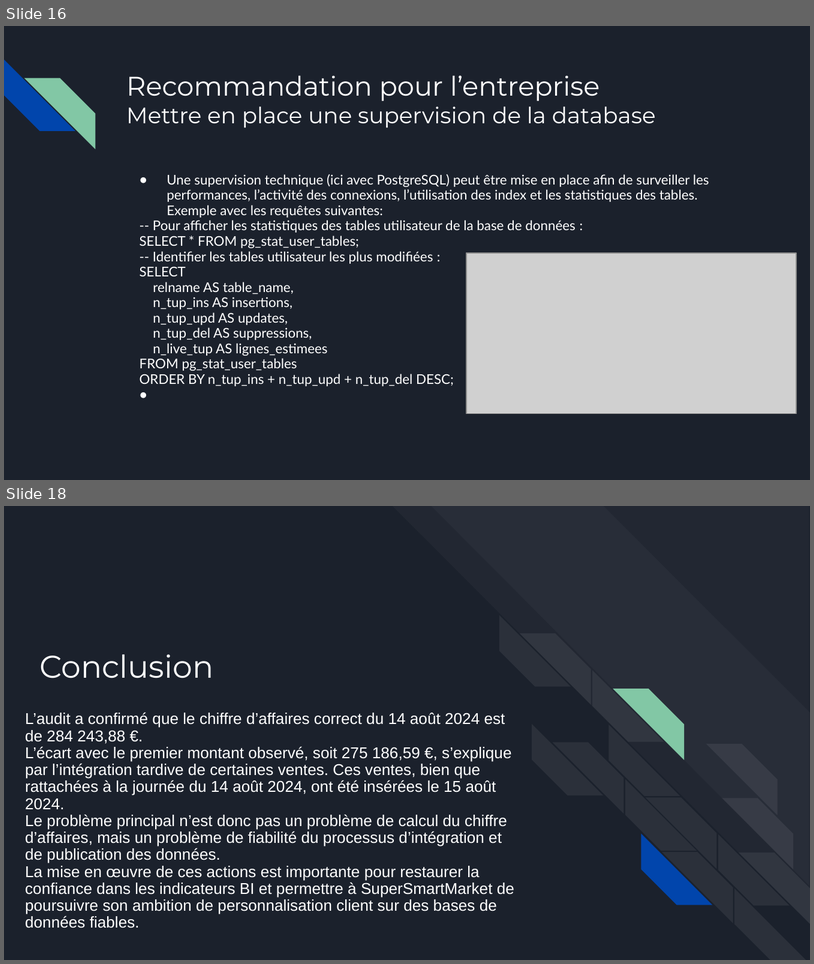
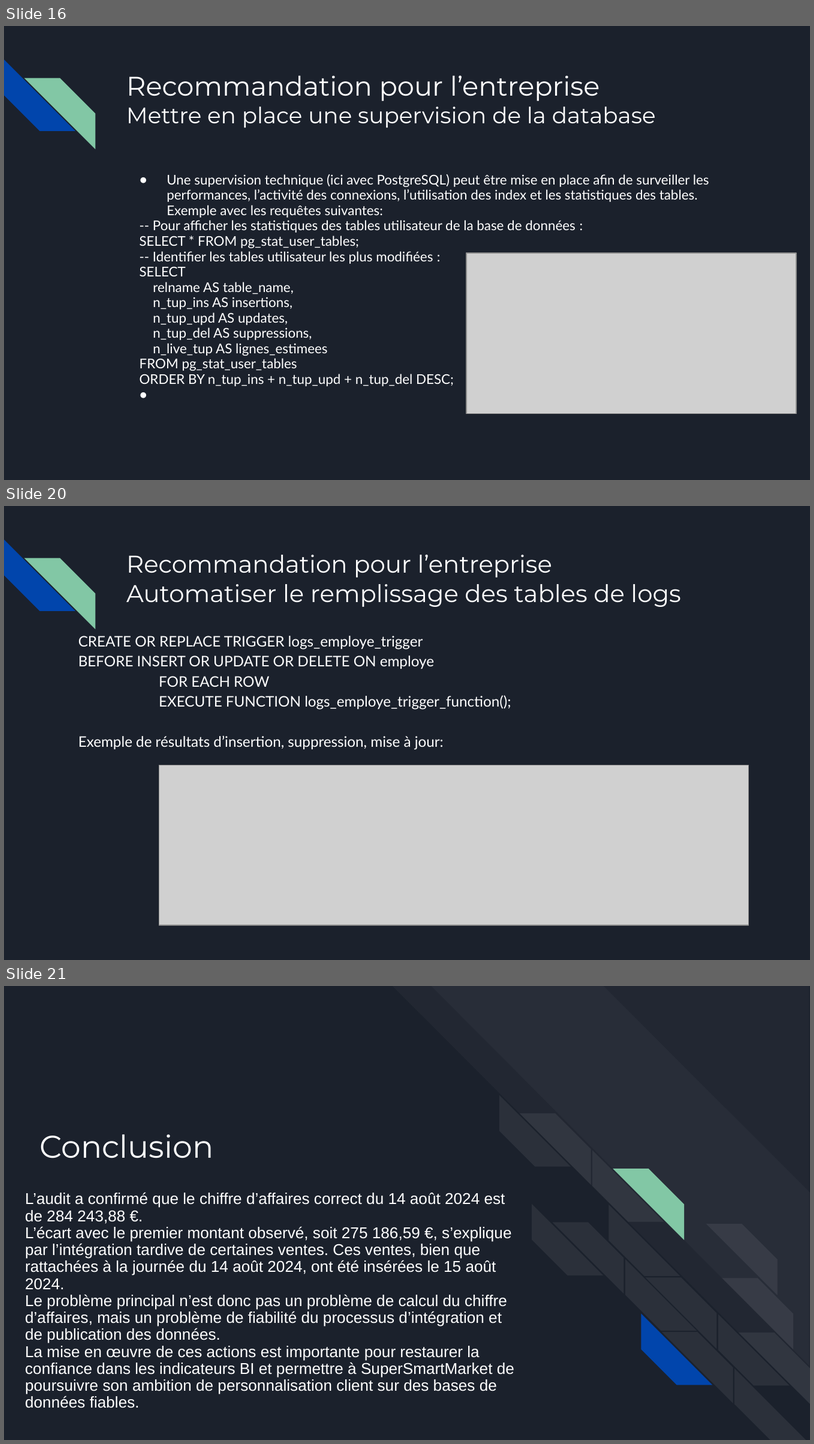
Before and after one commit to Sebules/Project_4_OpenClassrooms_Data_Engineer, a slide deck: presentation_sebastien_ulesie.pptx. Shown one above the other, each under a label of ours: slides 16 and 18 before the commit, slides 16, 20 and 21 after it; the slides between them are not shown. The pictures are 814x964 and 814x1444 pixels, drawn with LibreOffice and Linux fonts; fonts in the diff are those of the drawing; grey boxes stand for pictures. Boxes give left, top, right and bottom in pixels: in the first picture for what was removed or moved away, otherwise in the second. Text is boxed around its words. In the diff, an @@ line names an element or a change of style, - is before the commit and + after.

```diff
--- a/presentation_sebastien_ulesie.pptx
+++ b/presentation_sebastien_ulesie.pptx
@@ slide 20 added at <box>4,506,810,960</box>, background #1B212C; not listed: 2 template elements that a slide beside it also shows @@
@@ title added at <box>126,555,681,607</box>, 21.6 pt, text #FFFFFF @@
+Recommandation pour l’entreprise
+Automatiser le remplissage des tables de logs
@@ text added at <box>78,636,511,750</box>, 13 pt, text #FFFFFF @@
+CREATE OR REPLACE TRIGGER logs_employe_trigger
+BEFORE INSERT OR UPDATE OR DELETE ON employe
+FOR EACH ROW
+EXECUTE FUNCTION logs_employe_trigger_function();
+Exemple de résultats d’insertion, suppression, mise à jour:
@@ picture added at <box>159,765,749,925</box> @@
@@ what was slide 18 is now slide 21 @@
```
Also in this commit, not shown: 4 slides changed, 2 other slides added.
